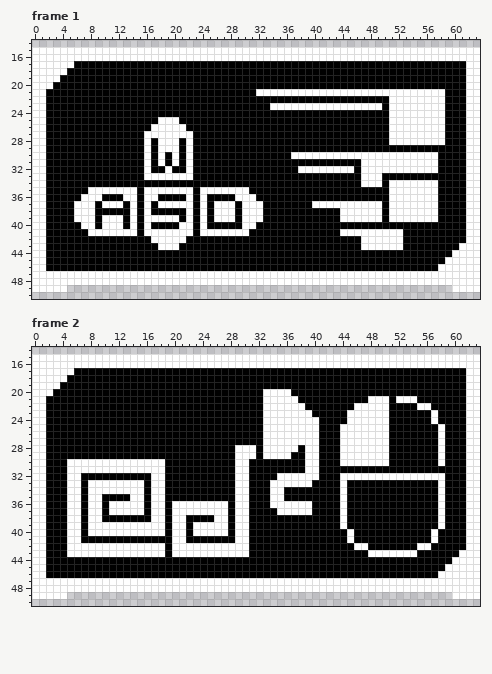
Pixel-art file: Assets/Sprites/SignBoard.aseprite. This is how it looked before the edit.
64x64 pixels, 4 frames. Shown: frame 1: x 0..63, y 14..50; frame 2: x 0..63, y 14..50. The commit also changed other frames, which this record leaves out.
Now the later version:
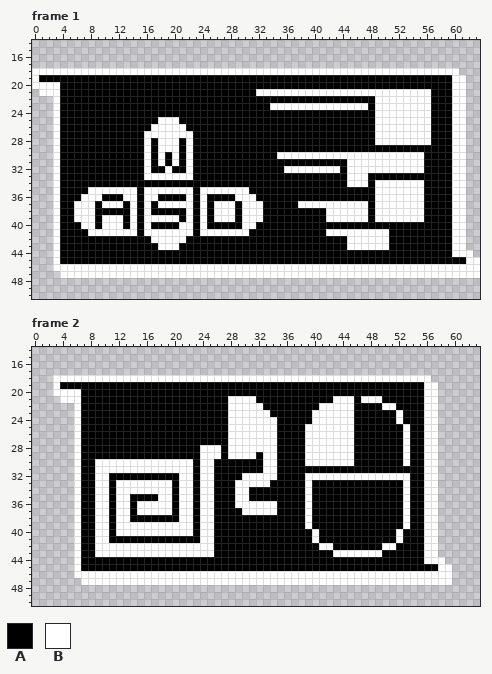
Palette (. is transparent): A #000000  B #ffffff
Difference:
Changed rows in their new state; - is an unchanged pixel.
Frame 1:
first column x 0:
15 ................................................................
16 ................................................................
17 ................................................................
18 -----BBBBBBBBBBBBBBBBBBBBBBBBBBBBBBBBBBBBBBBBBBBBBBBBBBBBBBBB...
19 -AAA--------------------------------------------------------BB..
20 ---B--------------------------------------------------------BB..
21 .-BB-----------------------------------------------------AA-BB..
22 ...B---------------------------------------------BB------AA-BB..
23 ...B--------------------------------------------A-B------AA-BB..
24 ...B---------------------------------------------BB------AA-BB..
25 ...B---------------------------------------------BB------AA-BB..
26 ...B---------------------------------------------BB------AA-BB..
27 ...B---------------------------------------------BB------AA-BB..
28 ...B---------------------------------------------BB------AA-BB..
29 ...B--------------------------------------------------------BB..
30 ...B-------------------------------BB-------------------AA--BB..
31 ...B-----------------------------------------BB---------AA--BB..
32 ...B--------------------------------BB------A-B---------AA--BB..
33 ...B-----------------------------------------BB-AA----------BB..
34 ...B-----------------------------------------BB-A-B-----AA--BB..
35 ...B---------------------------------------------BB-----AA--BB..
36 ...B---------------------------------------------BB-----AA--BB..
37 ...B----------------------------------BB--------A-B-----AA--BB..
38 ...B--------------------------------------BB----A-B-----AA--BB..
39 ...B--------------------------------------BB----A-B-----AA--BB..
40 ...B--------------------------------------------------------BB..
41 ...B--------------------------------------BB-------AA-------BB..
42 ...B-----------------------------------------BB----AA-------BB..
43 ...B-----------------------------------------BB----AA-------B-..
44 ...B-----------------------------------------------------------.
45 ...B-------------------------------------------------------AAA--
46 ...BBBBBBBBBBBBBBBBBBBBBBBBBBBBBBBBBBBBBBBBBBBBBBBBBBBBBBB------
47 ....------------------------------------------------------------
48 ................................................................
49 .....-------------------------------------------------------....
Frame 2:
first column x 0:
15 ................................................................
16 ................................................................
17 ................................................................
18 ...--BBBBBBBBBBBBBBBBBBBBBBBBBBBBBBBBBBBBBBBBBBBBBBBBBBBB.......
19 ...-----------------------------------------------------BB......
20 ...BBBB--------------------------AAAA-------------------BB......
21 ....BBB---------------------BBBB-AAAAA-----BBB-B--A-AAA-BB......
22 ......B---------------------BBBBBAAAAAA--BBBBBAAAA-B---A-B......
23 ......B---------------------BBBBB-AAAAAABBBBB-AAAAA-B---B-......
24 ......B---------------------BBBBB--AAAAA-BBBB-AAAAA-B---B-......
25 ......B---------------------BBBBB--AAAA--BBB--AAAAA--B--BB......
26 ......B---------------------BBBBB--AAAA--BBB--AAAAA--B--BB......
27 ......B---------------------BBBBB--AAAA--BBB--AAAAA--B--BB......
28 ......B-----------------BBB-B---B--AAA---BBB--AAAAA--B--BB......
29 ......B-----------------BBB-B------AA----BBB--AAAAA--B--BB......
30 ......-AA----------BBBB-BB---AA--BB------BBB--AAAAA--B--BB......
31 ......-AA----------BBBB-BB---AA--BB----AA---------------BB......
32 ......---BB------AA--BB-BB---A-BBBBAAAA--BBB----------AA--......
33 ......--A--A----B--B-BB-BB-----BBBAAAAA-----A--------B--BB......
34 ......--A--A----B--B-BB-BB--------AA---B----A--------B--BB......
35 ......--A-B-BBAA-A-B-BB-BB--------AA---B----A--------B--BB......
36 ......--A-BA--A-B--BA--A--AA---BBB-AAAA-----A--------B--BB......
37 ......--A-BA--A-B--BA--A--AA-A-BBBBAAAA-----A--------B--BB......
38 ......--A-B-BB---AA-A-B-BBAA-AA--------B----A--------B--BB......
39 ......--A--A-------B--BA--AA-AA--------B----A--------B--BB......
40 ......--A--A-------B--BA--AA-AA---------B----A------B---B-......
41 ......---BB---------AA--BB---AA---------B----A------B---B-......
42 ......-AA----------B------AAAAA----------BB---AA--BB---A-B......
43 ......-AA----------B------AAAAA------------BBBBB--AAAAA-BB......
44 ......B-------------------------------------------------BBB.....
45 ......B---------------------------------------------------B-....
46 ......BBBBBBBBBBBBBBBBBBBBBBBBBBBBBBBBBBBBBBBBBBBBBBBBBBBB--....
47 .......-----------------------------------------------------....
48 ................................................................
49 .....-------------------------------------------------------....
Changed places in both pictures, as pixel boxes (x1, y1, x2, y2):
changed: (32, 47, 480, 292)
changed: (32, 354, 480, 599)
